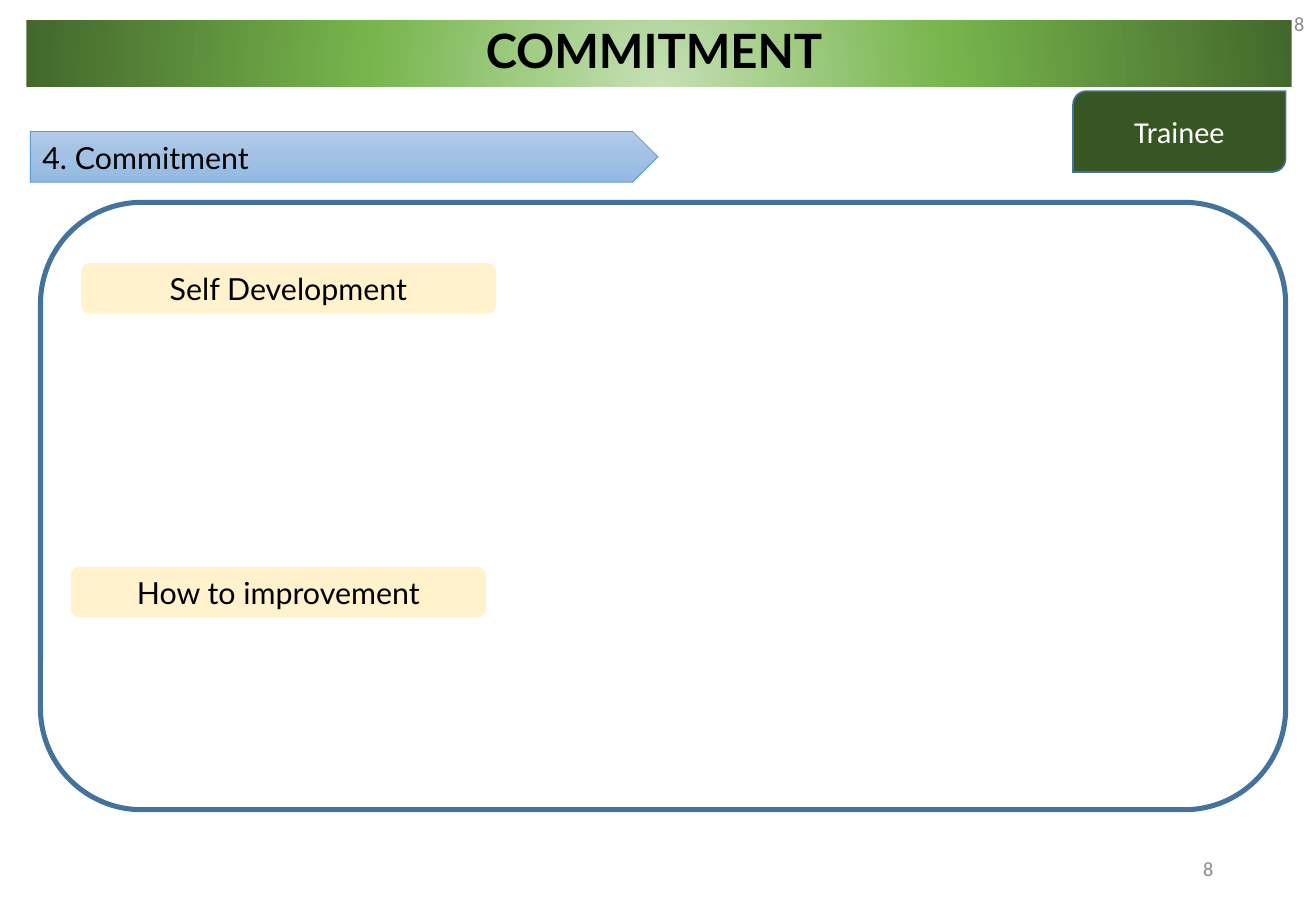
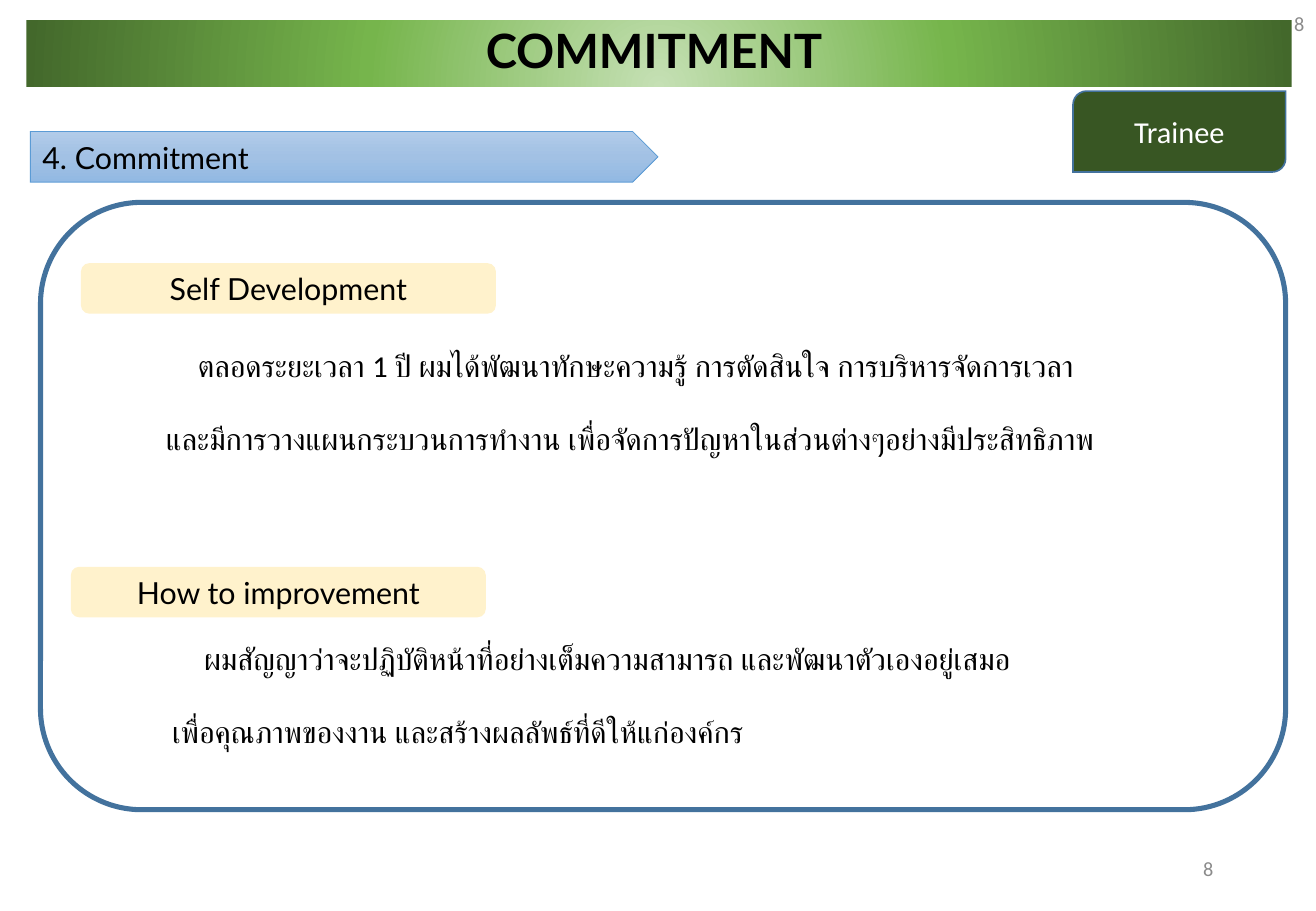
Before and after one commit to ReadingT/TestDev_GitHub, a slide deck: slide 8 of Guideline_for_Presentation.pptx. Drawn at 1316x911 pixels with LibreOffice and Linux fonts; fonts in the diff are those of the drawing. Boxes give left, top, right and bottom in pixels: in the first picture for what was removed or moved away, otherwise in the second. Text is boxed around its words. In the diff, an @@ line names an element or a change of style, - is before the commit and + after.

```diff
--- a/Guideline_for_Presentation.pptx
+++ b/Guideline_for_Presentation.pptx
@@ text added at [166,353,1094,459], 18 pt, text #000000 @@
+ตลอดระยะเวลา 1 ปี ผมได้พัฒนาทักษะความรู้ การตัดสินใจ การบริหารจัดการเวลา
+และมีการวางแผนกระบวนการทำงาน เพื่อจัดการปัญหาในส่วนต่างๆอย่างมีประสิทธิภาพ
@@ text added at [172,647,1010,752], 18 pt, text #000000 @@
+ผมสัญญาว่าจะปฏิบัติหน้าที่อย่างเต็มความสามารถ และพัฒนาตัวเองอยู่เสมอ
+เพื่อคุณภาพของงาน และสร้างผลลัพธ์ที่ดีให้แก่องค์กร
```
Also in this commit, not shown: 3 other slides changed.
